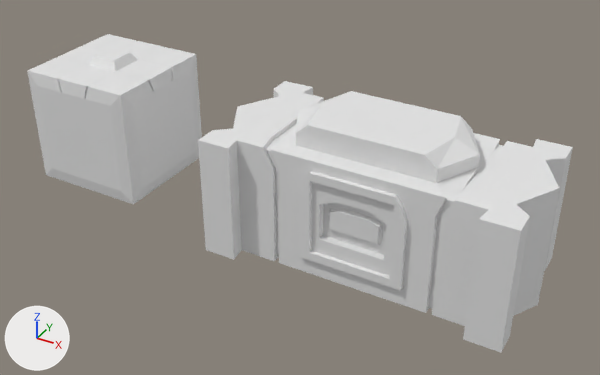
Before and after pictures for a commit that changed the Blender file Modelos/Blends/Caixas.blend.
Before and after are seen from a 50 mm camera at (9.35, -9.95, 6.39) aimed at (3.62, 0.05, -0.44). The lights are fixed; the arrows at lower left show +X, +Y and +Z.

In view in the first picture: 'Bau', 'CaixaFuturista'.
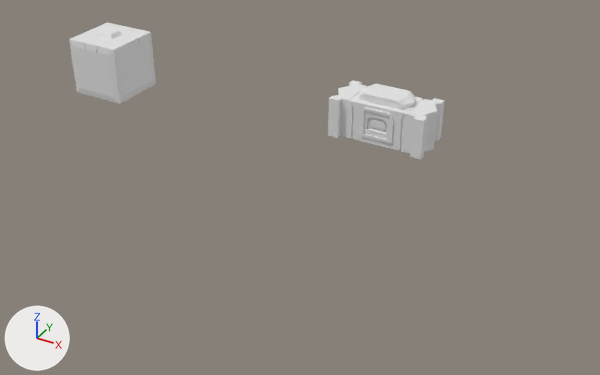
Commit message: Arrumando escalas

Changed parts and their boxes [x1, y1, x2, y2] in the pictures (600 x 375 px):
'Bau', mesh rescaled, moved (69% narrower, 71% shorter)
    before: [198, 81, 573, 353]
    after: [328, 80, 445, 159]
'CaixaFuturista', mesh rescaled, moved (50% narrower, 51% shorter)
    before: [27, 34, 202, 204]
    after: [69, 22, 156, 104]

The change, as a diff of the scene's bpy script:
```diff
--- a/Modelos/Blends/Caixas.blend.py
+++ b/Modelos/Blends/Caixas.blend.py
@@ me_caixafuturista @@
 me_caixafuturista.from_pydata(...)  # 237 vertices, 234 faces; spans x -1.03..1.03, y -1.03..1.03, z -1.0..1.15
 # used by ob_caixafuturista; location = (0.0, 0.0, 0.0)
+# me_caixafuturista part 1: the whole mesh is scaled about the mesh origin by 0.476
 me_caixafuturista.materials.append(mat_material)
@@ me_bau @@
 me_bau.from_pydata(...)  # 162 vertices, 151 faces; spans x 0.0..2.61, y -1.28..1.28, z -1.0..1.38
 # used by ob_bau; location = (4.97, 0.21, -0.36)
+# me_bau part 2: the whole mesh is scaled about the mesh origin by 0.3
 me_bau.materials.append(mat_azulbrilhante)
@@ ob_caixafuturista @@
 ob_caixafuturista = bpy.data.objects.new('CaixaFuturista', me_caixafuturista)
-ob_caixafuturista.location = (0.0, 0.0, 0.0)
+ob_caixafuturista.location = (0.0, 0.0, 1.0)
@@ ob_bau @@
 ob_bau = bpy.data.objects.new('Bau', me_bau)
-ob_bau.location = (4.97, 0.21, -0.36)
+ob_bau.location = (4.97, 0.21, 1.05)
 _m = ob_bau.modifiers.new('Mirror', 'MIRROR')
```
